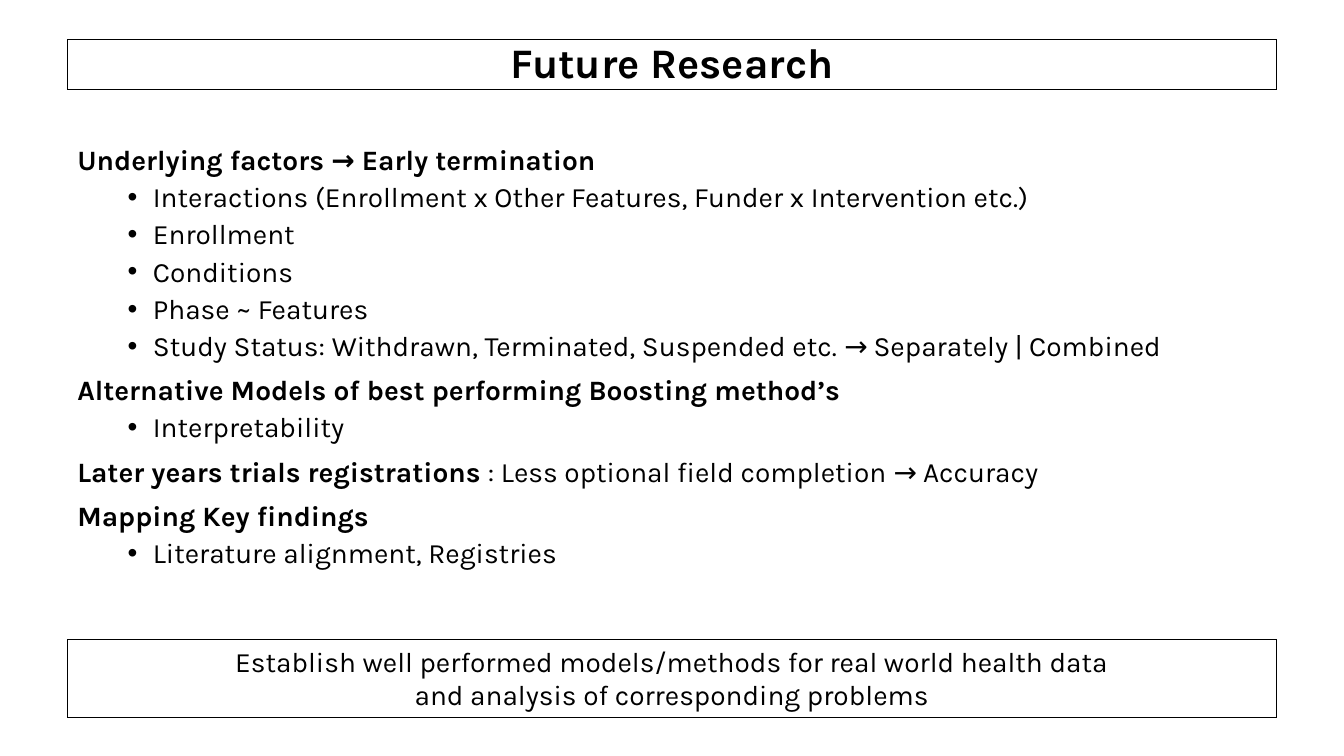
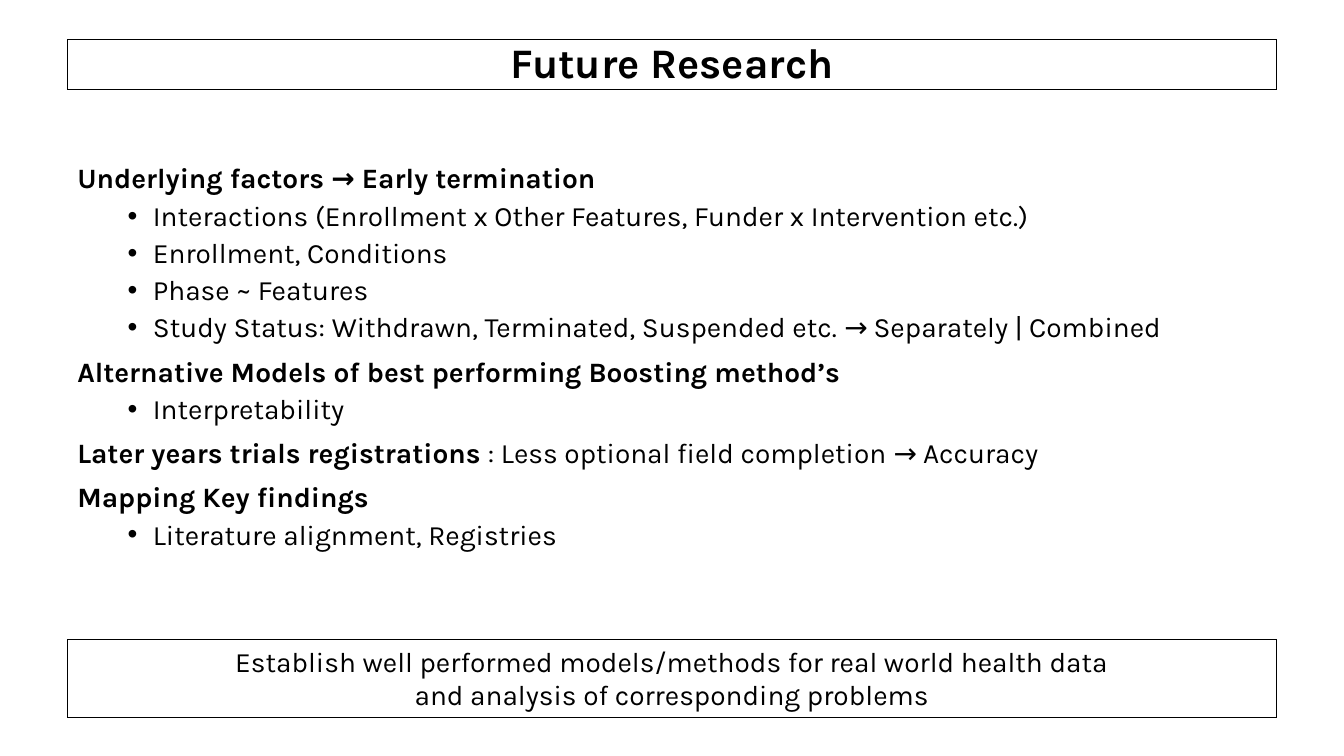
Before and after one commit to AndreouEugenia/Thesis, a slide deck: slide 30 of Thesis_Presentation.pptx (slide 29 before the commit). Drawn at 1344x756 pixels with LibreOffice and Linux fonts; fonts in the diff are those of the drawing; background and template pictures are left out. Boxes give left, top, right and bottom in pixels: in the first picture for what was removed or moved away, otherwise in the second. Text is boxed around its words. In the diff, an @@ line names an element or a change of style, - is before the commit and + after.

```diff
--- a/Thesis_Presentation.pptx
+++ b/Thesis_Presentation.pptx
@@ text at [153,244,447,266]: text changed @@
-  • Enrollment
-  • Conditions
+  • Enrollment, Conditions
```
Also in this commit, not shown: 7 other slides changed, 2 other files.
